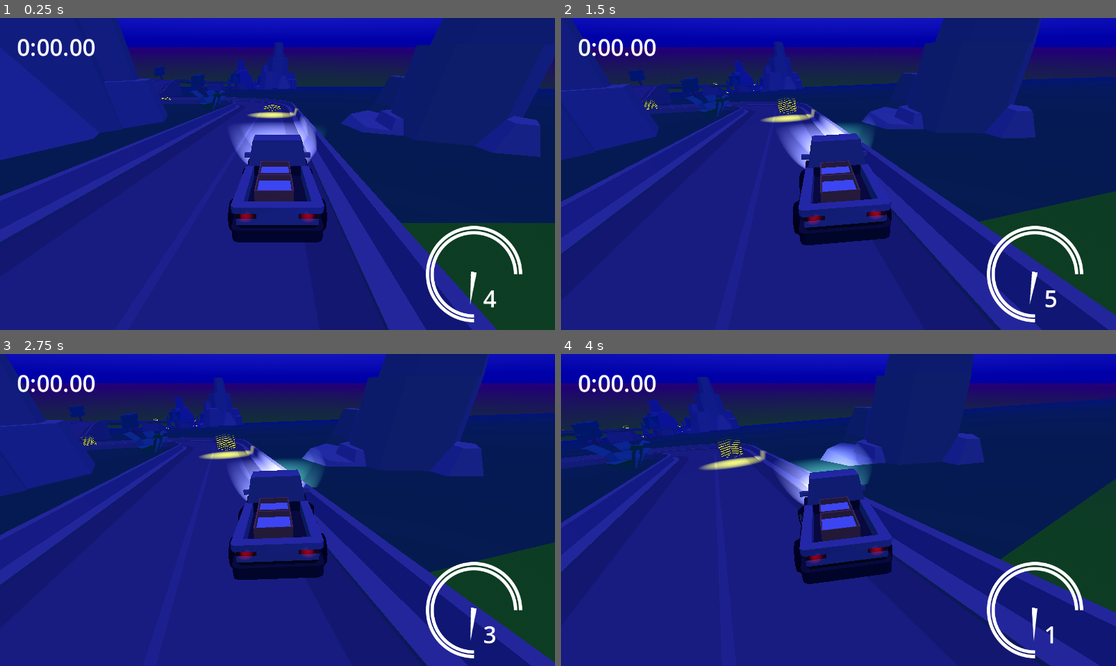
Above: before the commit, frames 1-4 (two rows, left to right).
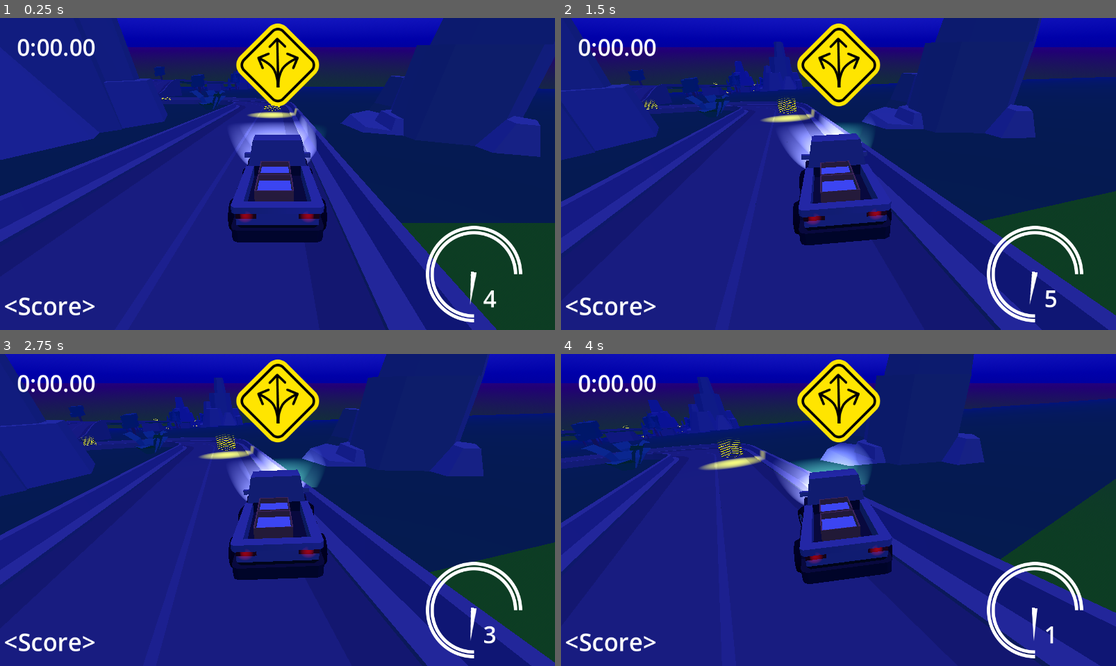
Above: after the commit, the same moments.

Repository: Yngwarr/tofu-delivery-game
Game: Godot game, scene res://scenes/Game.tscn
Same seed, same stepped clock (60 frames per second), same inputs: the game is played once before the commit and once after it.
Inputs:
- Up to frame 1 (0.25 s): no input
- Up to frame 2 (1.5 s): hold D (steer_right) 0.53-1.28 s; tap W (throttle) at 0.6, 1.35 s; hold S (brake) from 1.28 s (still down)
- Up to frame 3 (2.75 s): release S (brake) at 2.03 s; hold D (steer_right) from 2.03 s (still down); tap W (throttle) at 2.1 s
- Up to frame 4 (4 s): tap W (throttle) at 2.85, 3.6 s; release D (steer_right) at 3.53 s; hold A (steer_left) from 3.53 s (still down)

The runs differ from the first frame. In frame 1, 2.8% of the frame differs, in the area x 0-58%, y 1-96%; in frame 2, 2.8%; in frame 3, 2.8%; in frame 4, 2.8%.

Commit message:
hud elements

Diff:
--- a/scenes/Game.tscn
+++ b/scenes/Game.tscn
@@ -7,8 +7,11 @@
 [ext_resource type="Texture2D" uid="uid://cmj4se5epwa5t" path="res://textures/speedometer.png" id="5_8lsma"]
 [ext_resource type="Script" path="res://src/StopwatchLabel.gd" id="5_yftl0"]
 [ext_resource type="Texture2D" uid="uid://calurnr5vmja1" path="res://textures/Arrow.png" id="6_6458a"]
+[ext_resource type="Texture2D" uid="uid://d18kyjw3m75hp" path="res://textures/sign.png" id="6_wi27b"]
 [ext_resource type="PackedScene" uid="uid://n7e5jxettdli" path="res://scenes/Checkpoint.tscn" id="7_alyof"]
 [ext_resource type="Script" path="res://src/CheckpointController.gd" id="7_gcnu8"]
+[ext_resource type="Texture2D" uid="uid://dd1iwj48n0vrl" path="res://textures/sign_arrow_side.png" id="7_waoa5"]
+[ext_resource type="Texture2D" uid="uid://bd5sfexbe7yub" path="res://textures/sign_arrow_straight.png" id="8_1oxkt"]
 [ext_resource type="PackedScene" uid="uid://4v02rs3ea4l1" path="res://models/nature/stone_tallA.glb" id="8_uoc4l"]
 [ext_resource type="PackedScene" uid="uid://b30w5ivn4ltip" path="res://models/nature/stone_tallB.glb" id="9_0sm30"]
 [ext_resource type="PackedScene" uid="uid://bip5ewt4nuwq" path="res://models/nature/tree_pineDefaultA.glb" id="10_qmw50"]
@@ -19,6 +22,9 @@
 [ext_resource type="PackedScene" uid="uid://ddctu8nkhnnjs" path="res://models/nature/stone_tallE.glb" id="17_tlxg1"]
 [ext_resource type="PackedScene" uid="uid://dp8opsonx2r68" path="res://models/nature/tree_blocks_dark.glb" id="17_urnxt"]
 [ext_resource type="PackedScene" uid="uid://bb1pdbmckkyky" path="res://models/nature/stone_tallD.glb" id="18_00w5a"]
+
+[sub_resource type="LabelSettings" id="LabelSettings_k2l0g"]
+font_size = 50
 
 [sub_resource type="WorldBoundaryShape3D" id="WorldBoundaryShape3D_b63vk"]
 plane = Plane(0, 1, 0.15, 0)
@@ -110,6 +116,44 @@
 text = "0:00.00"
 script = ExtResource("5_yftl0")
 
+[node name="Score" type="Label" parent="HUD"]
+anchors_preset = 2
+anchor_top = 1.0
+anchor_bottom = 1.0
+offset_top = -101.0
+offset_right = 207.0
+grow_vertical = 0
+text = "<Score>"
+label_settings = SubResource("LabelSettings_k2l0g")
+horizontal_alignment = 1
+vertical_alignment = 1
+
+[node name="Sign" type="TextureRect" parent="HUD"]
+anchors_preset = 5
+anchor_left = 0.5
+anchor_right = 0.5
+offset_left = -114.5
+offset_right = 114.5
+offset_bottom = 195.0
+grow_horizontal = 2
+size_flags_horizontal = 4
+size_flags_vertical = 4
+texture = ExtResource("6_wi27b")
+stretch_mode = 5
+
+[node name="Left" type="Sprite2D" parent="HUD/Sign"]
+position = Vector2(94.5, 108)
+texture = ExtResource("7_waoa5")
+
+[node name="Right" type="Sprite2D" parent="HUD/Sign"]
+position = Vector2(135.5, 108)
+scale = Vector2(-1, 1)
+texture = ExtResource("7_waoa5")
+
+[node name="Straight" type="Sprite2D" parent="HUD/Sign"]
+position = Vector2(113.5, 93)
+texture = ExtResource("8_1oxkt")
+
 [node name="Floor" type="StaticBody3D" parent="."]
 collision_layer = 2
 metadata/_edit_lock_ = true
Not shown: 1 places in scenes/Game.tscn that only renumber resources
Binary file added: textures/sign.png
Not shown, added: textures/sign.png.import
Binary file added: textures/sign_arrow_side.png
Not shown, added: textures/sign_arrow_side.png.import
Binary file added: textures/sign_arrow_straight.png
Not shown, added: textures/sign_arrow_straight.png.import
